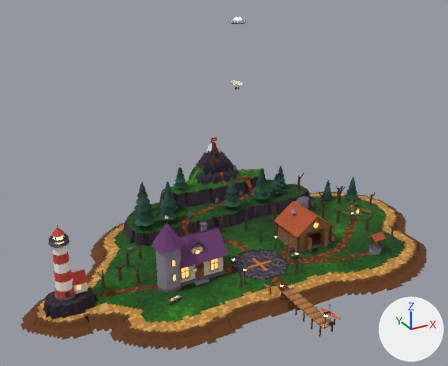
Before and after pictures for a commit that changed the glTF model public/models/island.glb.
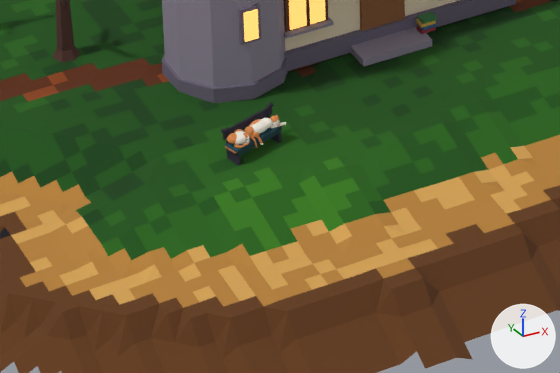
Each version is shown whole from a 50 mm lens placed at (-48.8, -84.5, 55.6), pointed at (-3.4, -1.8, 14.3), then close up on the part from 28% to 52% of the width and 75% to 94% of the height. Arrows for +X, +Y and +Z are at lower right; the lights stay in place. The first two pictures are the older version. Where no turn or scale is listed for an object, it has been applied to the vertices. Vertices at exactly the same position are counted once.

Objects in the first close-up: 'bench.001', 'library_body', 'library_tower', 'terrain', 'trunk.012' and 5 more.
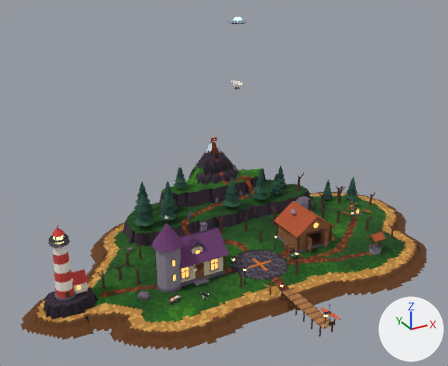
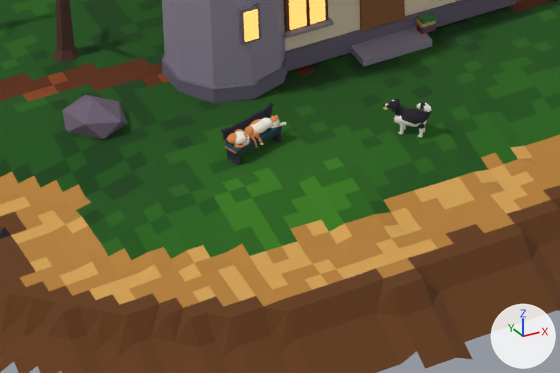
Not visible in the close-ups: 'beike_leg_br', 'beike_leg_fr'.

ob_tree_049 is not drawn itself; it is the parent of ob_rock.

Boxes (x1, y1, x2, y2) around the edits, measured in the close-ups (560 x 373 px):
'rock', reshaped, moved, turned (not visible before)
    after: (62, 95, 128, 139)
'beike_body', added
    after: (394, 106, 428, 127)
    faces in mat_c_211d26 (black #211d26): (395, 106, 428, 127)
    faces in mat_c_f1ede6 (white #f1ede6): (394, 115, 427, 127)
'beike_tail', added
    after: (417, 102, 431, 118)
'beike_head', added
    after: (383, 100, 401, 110)
'beike_leg_bl', added
    after: (418, 124, 425, 137)
'beike_leg_fl', added
    after: (399, 124, 404, 134)

What changed in the scene script:
```text
Change me_rock:
    used by ob_rock; parent = ob_tree_049; location = (0.0, 0.0, 0.0); rotation_euler = (0.0, 0.0, -1.145), in degrees (0, 0, -66)
    remove me_rock.from_pydata(...)  # 12 vertices, 20 faces; spans x -0.551..0.563, y -0.401..0.492, z -0.156..0.566
    add me_rock.from_pydata(...)  # 12 vertices, 20 faces; spans x -0.971..0.977, y -0.852..0.823, z -0.373..0.908
    me_rock part 1
    me_rock.vertices[0].co: (0.051, 0.013, -0.156) -> (-0.002, 0.011, -0.373)
    me_rock.vertices[1].co: (0.446, -0.296, 0.003) -> (0.825, -0.418, -0.079)
    me_rock.vertices[2].co: (-0.224, -0.385, 0.04) -> (-0.296, -0.614, -0.024)
    me_rock.vertices[3].co: (-0.551, -0.044, 0.028) -> (-0.971, -0.038, -0.005)  # not seen -> pixel (127, 123)
    me_rock.vertices[4].co: (-0.229, 0.492, -0.025) -> (-0.344, 0.781, -0.015)  # not seen -> pixel (103, 139)
    me_rock.vertices[5].co: (0.436, 0.336, -0.03) -> (0.827, 0.337, -0.09)
    me_rock.vertices[6].co: (0.234, -0.401, 0.302) -> (0.394, -0.852, 0.467)  # not seen -> pixel (85, 94)
    me_rock.vertices[7].co: (-0.492, -0.224, 0.382) -> (-0.668, -0.549, 0.443)  # not seen -> pixel (119, 101)
    me_rock.vertices[8].co: (-0.484, 0.286, 0.389) -> (-0.865, 0.552, 0.457)  # not seen -> pixel (120, 121)
    me_rock.vertices[9].co: (0.144, 0.382, 0.411) -> (0.162, 0.823, 0.546)  # not seen -> pixel (85, 124)
    me_rock.vertices[10].co: (0.563, -0.008, 0.263) -> (0.977, -0.079, 0.434)  # not seen -> pixel (62, 110)
    me_rock.vertices[11].co: (0.068, 0.062, 0.566) -> (0.025, 0.004, 0.908)  # not seen -> pixel (92, 98)
Change ob_tree_049:
    ob_tree_049.location: (12.64, 16.18, 6.61) -> (-20.7, -7.689, 1.07)
    ob_tree_049.rotation_euler: (0.0, 0.0, -3.131) -> (0.0, 0.0, -0.468)  # degrees (0, 0, -179) -> degrees (0, 0, -27)
Change ob_rock:
    ob_rock.rotation_euler: (0.0, 0.0, -1.145) -> (0.0, 0.0, 3.09)  # degrees (0, 0, -66) -> degrees (0, 0, 177)
Add ob_beike_tail:
    ob_beike_tail = bpy.data.objects.new('beike_tail', me_beike_tail)  # 96 vertices, 160 faces; spans x -0.219..0.136, y -0.138..0.213, z -0.046..0.506; in mat_c_211d26 (black #211d26), mat_c_f1ede6 (white #f1ede6)
    ob_beike_tail.location = (-12.19, -12.79, 1.57)
Add ob_beike_leg_fr:
    ob_beike_leg_fr = bpy.data.objects.new('beike_leg_fr', me_beike_leg_fr)  # 48 vertices, 76 faces; spans x -0.086..0.07, y -0.063..0.082, z -0.431..-0.025; in mat_c_f1ede6 (white #f1ede6), mat_c_211d26 (black #211d26)
    ob_beike_leg_fr.location = (-12.64, -12.21, 1.35)
Add ob_beike_leg_fl:
    ob_beike_leg_fl = bpy.data.objects.new('beike_leg_fl', me_beike_leg_fr.copy())
    ob_beike_leg_fl.location = (-12.81, -12.39, 1.35)
Add ob_beike_leg_br:
    ob_beike_leg_br = bpy.data.objects.new('beike_leg_br', me_beike_leg_br)  # 60 vertices, 96 faces; spans x -0.098..0.098, y -0.095..0.095, z -0.431..0.103; in mat_c_211d26 (black #211d26), mat_c_f1ede6 (white #f1ede6)
    ob_beike_leg_br.location = (-12.19, -12.61, 1.35)
Add ob_beike_leg_bl:
    ob_beike_leg_bl = bpy.data.objects.new('beike_leg_bl', me_beike_leg_br.copy())
    ob_beike_leg_bl.location = (-12.36, -12.79, 1.35)
Add ob_beike_head:
    ob_beike_head = bpy.data.objects.new('beike_head', me_beike_head)  # 126 vertices, 212 faces; spans x -0.332..0.11, y -0.117..0.308, z -0.074..0.256; in mat_c_211d26 (black #211d26), mat_c_f1ede6 (white #f1ede6), mat_c_141116 (black #141116), mat_c_6b3a1f (brown #6b3a1f), mat_c_1d1a24 (black #1d1a24)
    ob_beike_head.location = (-12.84, -12.19, 1.74)
Add ob_beike_body:
    ob_beike_body = bpy.data.objects.new('beike_body', me_beike_body)  # 198 vertices, 356 faces; spans x -0.45..0.402, y -0.378..0.433, z -0.248..0.378; in mat_c_f1ede6 (white #f1ede6), mat_c_211d26 (black #211d26), mat_c_3f6fb0 (blue #3f6fb0)
    ob_beike_body.location = (-12.5, -12.5, 1.45)
```
